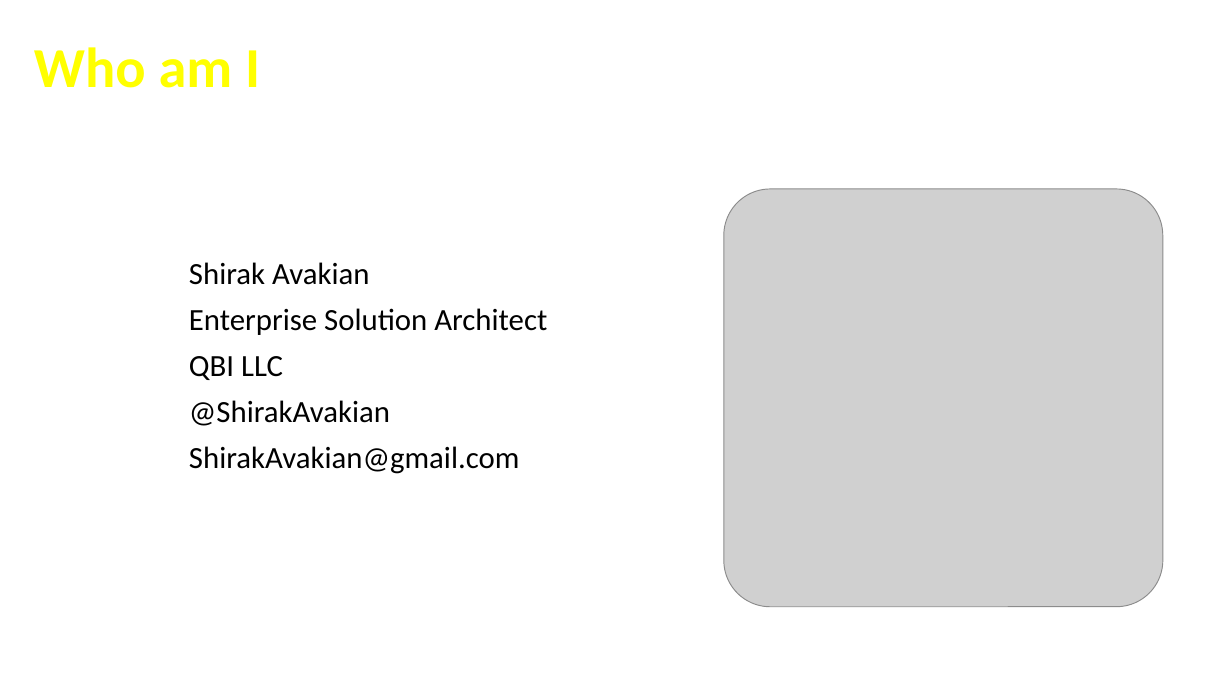
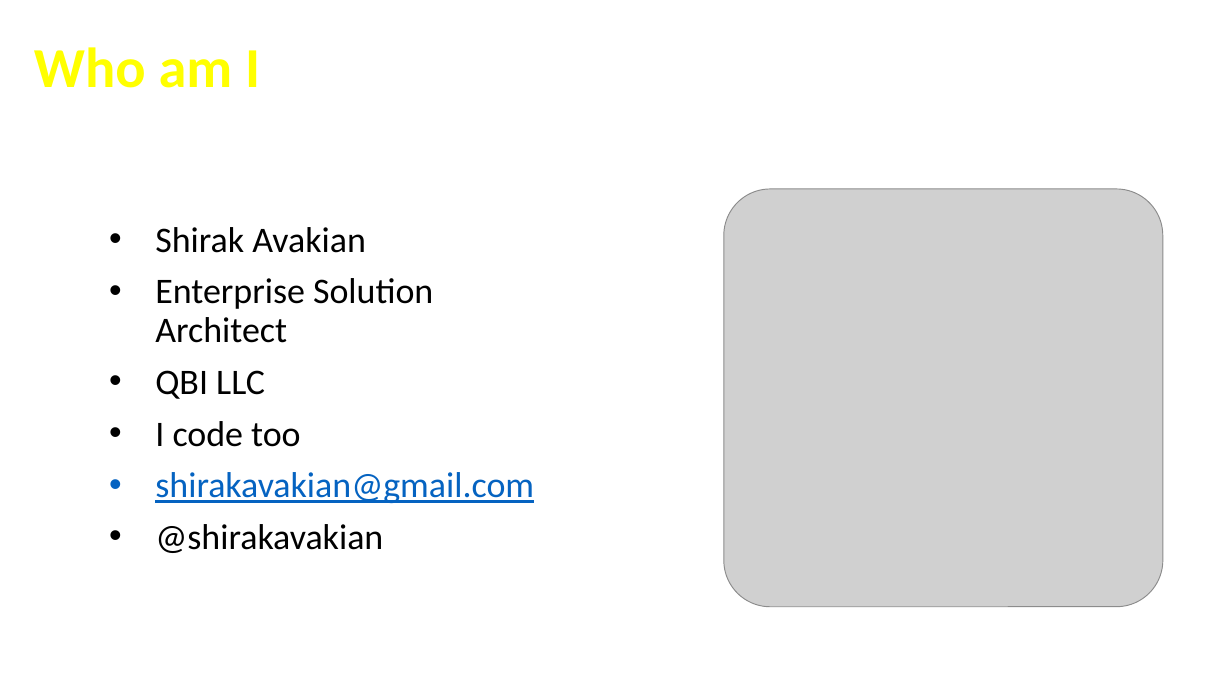
Before and after one commit to cfclick/CFSummit2016, a slide deck: slide 2 of powerpoint/SmartPDF/Don't Just PDF.pptx. Drawn at 1232x693 pixels with LibreOffice and Linux fonts; fonts in the diff are those of the drawing; grey boxes stand for pictures; background and template pictures are left out. Boxes give left, top, right and bottom in pixels: in the first picture for what was removed or moved away, otherwise in the second. Text is boxed around its words. In the diff, an @@ line names an element or a change of style, - is before the commit and + after.

Commit message:
slides update

```diff
--- a/powerpoint/SmartPDF/Don't Just PDF.pptx
+++ b/powerpoint/SmartPDF/Don't Just PDF.pptx
@@ text "Shirak Avakian": place and size @@
-text "Shirak Avakian" at (189,262,547,474)
+text "Shirak Avakian" at (155,227,534,553)
@@ text at (155,227,433,399): size 24 to 28 pt in "Shirak Avakian", "Enterprise Solution Architect", "QBI LLC"; bullet none to • @@
@@ text at (155,421,534,553): text changed; size 24 to 28 pt; text colour #000000 to #0563C1 @@
-@ShirakAvakian
-ShirakAvakian@gmail.com
+• I code too
+• shirakavakian@gmail.com
+• @shirakavakian
```
